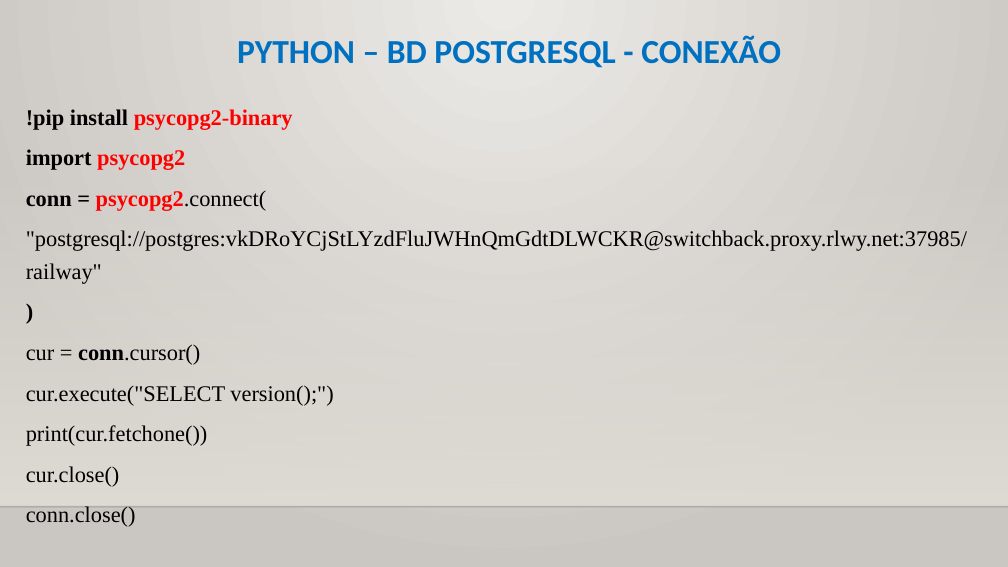
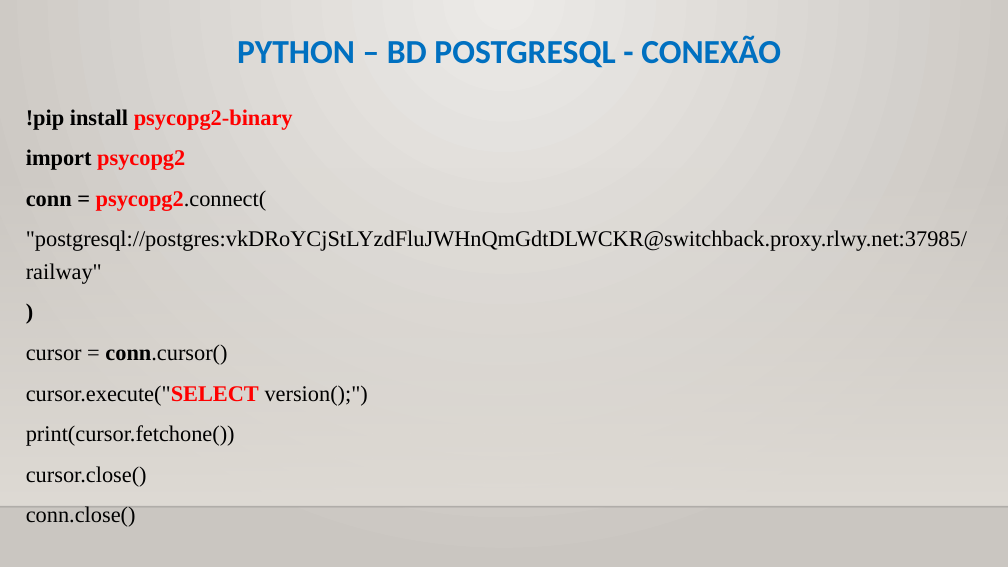
Before and after one commit to CloudEducationBrazil/WydenUniRuyPythonRAD, a slide deck: slide 12 of 01 Classes/Aula 12, 13 RAD Python - Banco de Dados.pptx. Drawn at 1008x567 pixels with LibreOffice and Linux fonts; fonts in the diff are those of the drawing; background and template pictures are left out. Boxes give left, top, right and bottom in pixels: in the first picture for what was removed or moved away, otherwise in the second. Text is boxed around its words. In the diff, an @@ line names an element or a change of style, - is before the commit and + after.

```diff
--- a/01 Classes/Aula 12, 13 RAD Python - Banco de Dados.pptx
+++ b/01 Classes/Aula 12, 13 RAD Python - Banco de Dados.pptx
@@ text at <box>26,345,368,487</box>: text changed @@
-cur = conn.cursor()
-cur.execute("SELECT version();")
-print(cur.fetchone())
-cur.close()
+cursor = conn.cursor()
+cursor.execute("SELECT version();")
+print(cursor.fetchone())
+cursor.close()
```
Also in this commit, not shown: 6 other slides changed.
